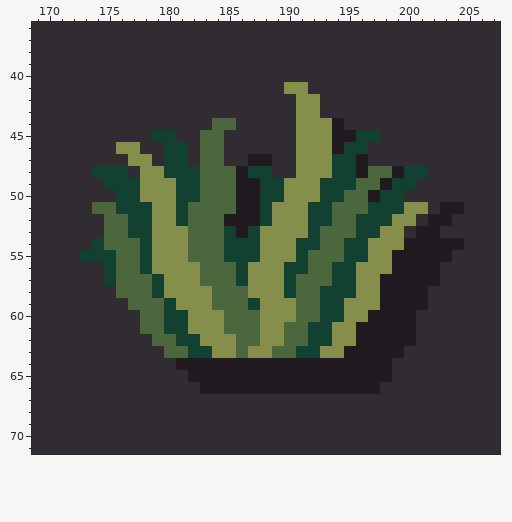
A pixel-art file gets an edit: Assets/Textures/sprites/allSprites.aseprite. Above is the file before it was changed.
256x272 pixels, 1 frame. Colours within 5 levels of each other are drawn and written as one. Shown: x 169..207, y 36..71. The commit also changed other parts of the picture, which this record leaves out.
After the commit:
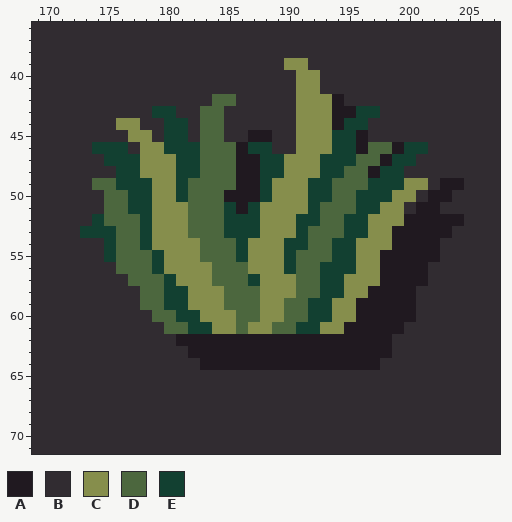
Palette (. is transparent): A #201920  B #312c31  C #868e4c  D #4c673e  E #124031
Diff:
layer "Layer 1" removed
y 39: x 190..191 BB -> CC
y 40: x 191..192 BB -> CC
y 41: x 190 C -> B; x 192 B -> C
y 42: x 184..185 BB -> DD; x 193..194 BB -> CA
y 43: x 179..180 BB -> EE; x 183..184 BB -> DD; x 193..197 BBBBB -> CAAEE
y 44: x 176..177 BB -> CC; x 180..181 BB -> EE; x 183 B -> D; x 185 D -> B; x 195..196 BB -> EE
y 45: x 177..179 BBE -> CCB; x 181 B -> E; x 187..188 BB -> AA; x 194..197 AAEE -> EEAB
y 46: x 174..179 BBCCBB -> EEEBCC; x 182 B -> E; x 185..188 BBBB -> DAEE; x 194 A -> E; x 196..201 EBBBBB -> ADDAEE
y 47: x 175..177 BBC -> EEE; x 179..180 BE -> CC; x 182 B -> E; x 185..186 BB -> DA; x 188..190 ABB -> EEC; x 193 C -> E; x 196..200 ABBBB -> DDAEE
y 48: x 174..175 EE -> BB; x 177 B -> E; x 180 E -> C; x 187 E -> A; x 189..190 BB -> EC; x 193 C -> E; x 195..201 EADDAEE -> DDAEEBB
y 49: x 174..175 BE -> DD; x 178 C -> E; x 182 E -> D; x 189 E -> C; x 192 C -> E; x 194..195 EE -> DD; x 197..198 DA -> EE; x 200..201 EB -> CC; x 203..204 BB -> AA
y 50: x 175..176 BE -> DD; x 178 C -> E; x 182 E -> D; x 185 D -> A; x 189 E -> C; x 192 C -> E; x 194 E -> D; x 196..197 DA -> EE; x 199..200 EB -> CC; x 202..203 BB -> AA
y 51: x 174 D -> B; x 176 E -> D; x 181 E -> C; x 185 D -> E; x 187..188 AE -> EC; x 193 E -> D; x 196 D -> E; x 198..204 EECCBAA -> CCBAABB
y 52: x 174 B -> E; x 177 E -> D; x 181 E -> C; x 185..188 AAAE -> EEEC; x 191 C -> E; x 193 E -> D; x 195 D -> E; x 197..198 EE -> CC; x 200..201 CB -> AA; x 204 B -> A
y 53: x 173..175 BBD -> EEE; x 177 E -> D; x 186 A -> E; x 191..192 CE -> ED; x 195 D -> E; x 197 E -> C; x 199..200 CB -> AA; x 203 B -> A
y 54: x 174..175 ED -> BE; x 182 D -> C; x 185 E -> D; x 187 E -> C; x 190 C -> E; x 192 E -> D; x 194 D -> E; x 196 E -> C; x 199 C -> A; x 203..204 AA -> BB
y 55: x 173..174 EE -> BB; x 178..179 EC -> DE; x 182 D -> C; x 185 E -> D; x 187 E -> C; x 190..191 CE -> ED; x 194 D -> E; x 196 E -> C; x 198 C -> A; x 203 A -> B
y 56: x 175 E -> B; x 178..179 EC -> DE; x 183 D -> C; x 186 E -> D; x 191 E -> D; x 193 D -> E; x 198 C -> A; x 202 A -> B
y 57: x 175..176 ED -> BB; x 179..180 EC -> DE; x 183 D -> C; x 186..187 EC -> DE; x 190 E -> C; x 193 D -> E; x 195 E -> C; x 202 A -> B
y 58: x 176..177 DD -> BB; x 179..181 ECC -> DEE; x 184 D -> C; x 187 C -> D; x 190 E -> C; x 195 E -> C; x 197 C -> A; x 201 A -> B
y 59: x 177 D -> B; x 181 C -> E; x 184 D -> C; x 187 E -> D; x 190 C -> D; x 192 D -> E; x 194 E -> C; x 196..197 CC -> AA; x 201 A -> B
y 60: x 178 D -> B; x 180 E -> D; x 182 C -> E; x 185 D -> C; x 190 C -> D; x 192 D -> E; x 194 E -> C; x 196 C -> A
y 61: x 178..183 DDEECC -> BBDDEE; x 185 D -> C; x 187 D -> C; x 189 C -> D; x 191 D -> E; x 193 E -> C; x 195 C -> A; x 200 A -> B
y 62: x 179..195 DDEECCCDDCCDDEECC -> BBAAAAAAAAAAAAAAA; x 199..200 AA -> BB
y 63: x 180..194 DDEECCDCCDDEECC -> BBAAAAAAAAAAAAA; x 199 A -> B
y 64: x 181..182 AA -> BB; x 198 A -> B
y 65: x 182..198 AAAAAAAAAAAAAAAAA -> BBBBBBBBBBBBBBBBB
y 66: x 183..197 AAAAAAAAAAAAAAA -> BBBBBBBBBBBBBBB
Pixel boxes of the changes (left, top, right, bottom) in both pictures:
changed: (80, 58, 464, 394)
